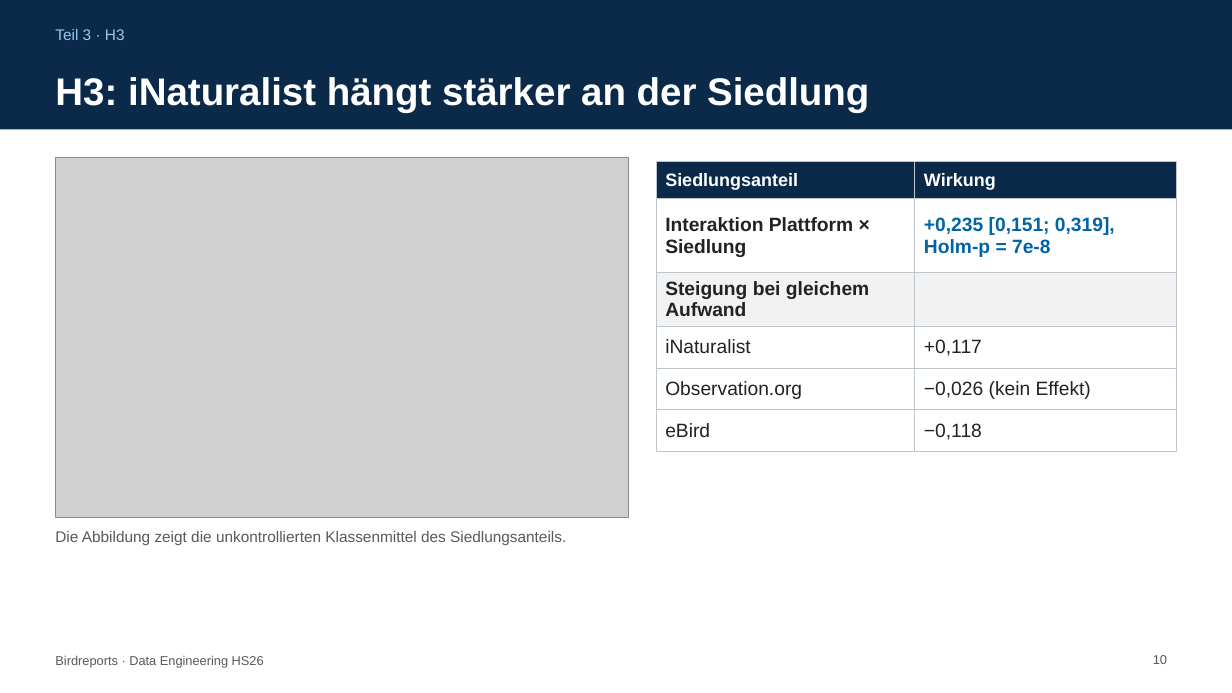
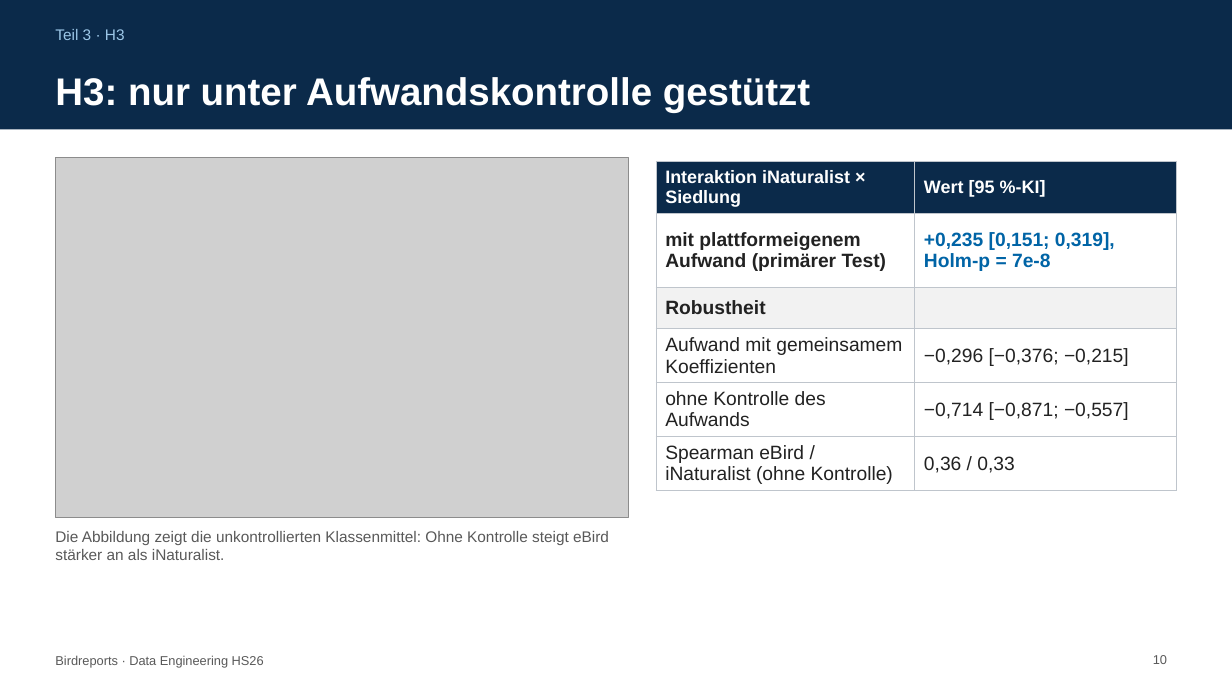
Before and after one commit to zhaw-marc/birdreports, a slide deck: slide 10 of docs/presentation/daeng_kolloquium1_rama_stermcnik_vogelmann_birdreports.pptx. Drawn at 1232x693 pixels with LibreOffice and Linux fonts; fonts in the diff are those of the drawing; grey boxes stand for pictures. Boxes give left, top, right and bottom in pixels: in the first picture for what was removed or moved away, otherwise in the second. Text is boxed around its words. In the diff, an @@ line names an element or a change of style, - is before the commit and + after.

```diff
--- a/docs/presentation/daeng_kolloquium1_rama_stermcnik_vogelmann_birdreports.pptx
+++ b/docs/presentation/daeng_kolloquium1_rama_stermcnik_vogelmann_birdreports.pptx
@@ title at bbox=[55, 77, 810, 113]: text changed @@
-H3: iNaturalist hängt stärker an der Siedlung
+H3: nur unter Aufwandskontrolle gestützt
@@ table at bbox=[656, 162, 1177, 488] @@
-row 1, column 1: Siedlungsanteil
+row 1, column 1: Interaktion iNaturalist × Siedlung
-row 1, column 2: Wirkung
+row 1, column 2: Wert [95 %-KI]
-row 2, column 1: Interaktion Plattform × Siedlung
+row 2, column 1: mit plattformeigenem Aufwand (primärer Test)
-row 3, column 1: Steigung bei gleichem Aufwand
+row 3, column 1: Robustheit
-row 4, column 1: iNaturalist
+row 4, column 1: Aufwand mit gemeinsamem Koeffizienten
-row 4, column 2: +0,117
+row 4, column 2: −0,296 [−0,376; −0,215]
-row 5, column 1: Observation.org
+row 5, column 1: ohne Kontrolle des Aufwands
-row 5, column 2: −0,026 (kein Effekt)
+row 5, column 2: −0,714 [−0,871; −0,557]
-row 6, column 1: eBird
+row 6, column 1: Spearman eBird / iNaturalist (ohne Kontrolle)
-row 6, column 2: −0,118
+row 6, column 2: 0,36 / 0,33
@@ text at bbox=[55, 531, 609, 560]: text changed @@
-Die Abbildung zeigt die unkontrollierten Klassenmittel des Siedlungsanteils.
+Die Abbildung zeigt die unkontrollierten Klassenmittel: Ohne Kontrolle steigt eBird stärker an als iNaturalist.
```
Also in this commit, not shown: 7 other slides changed, 1 slide added, 10 other files.
